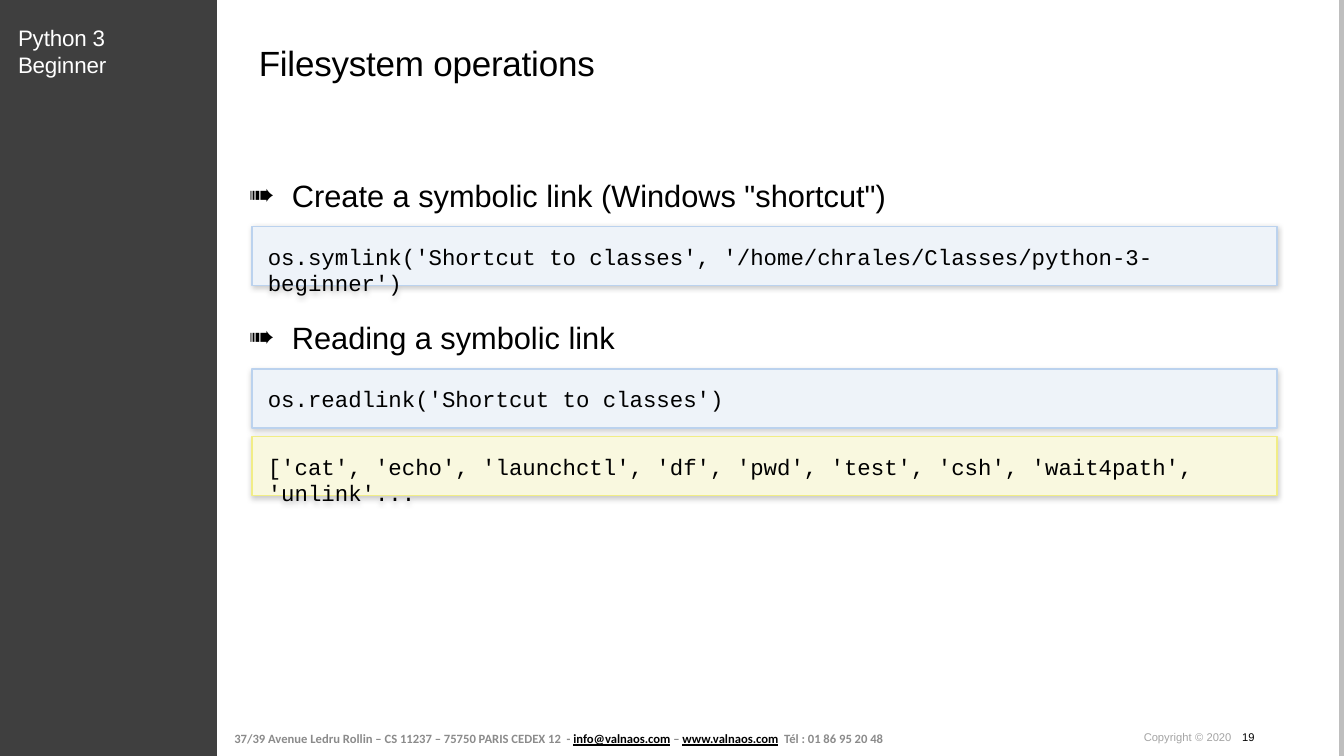
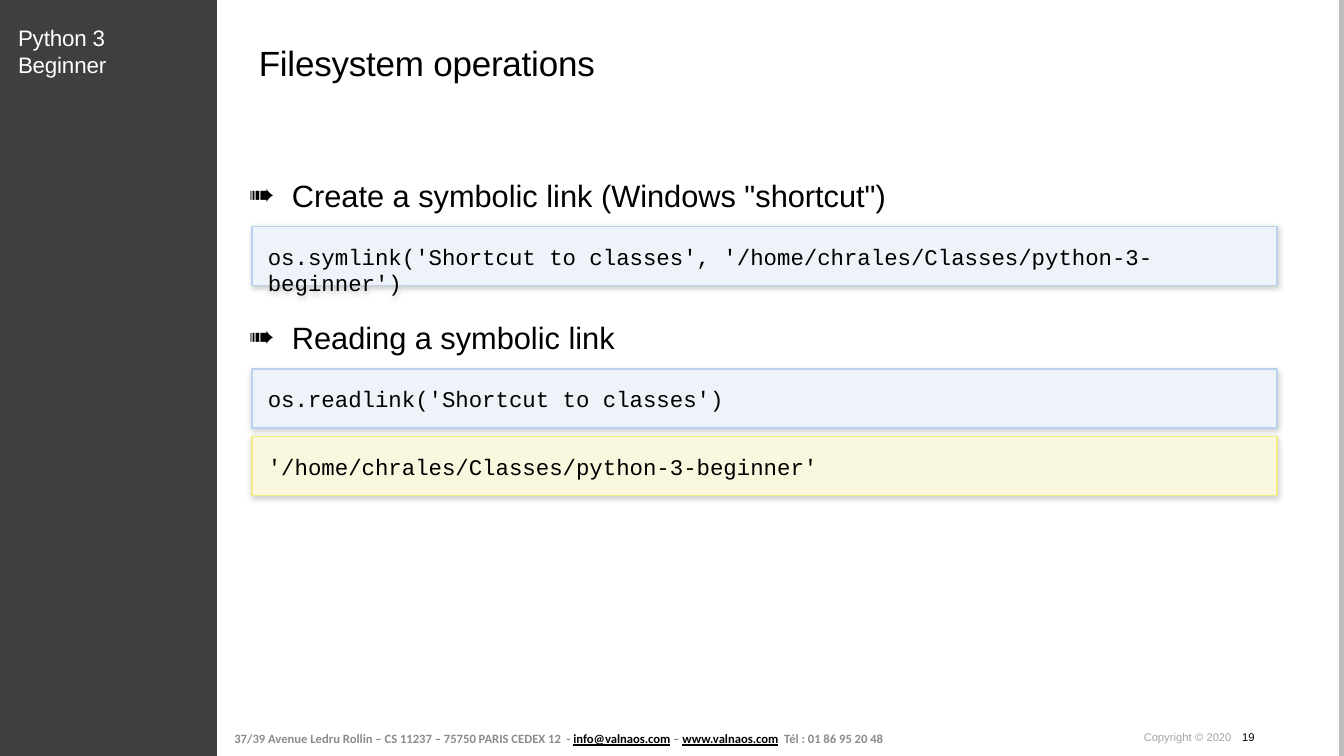
Before and after one commit to cstar-industries/python-3-beginner, a slide deck: slide 19 of 005-Python-Standard-Library/Python Standard Library - Slides.pptx. Drawn at 1344x756 pixels with LibreOffice and Linux fonts; fonts in the diff are those of the drawing; background and template pictures are left out. Boxes give left, top, right and bottom in pixels: in the first picture for what was removed or moved away, otherwise in the second. Text is boxed around its words. In the diff, an @@ line names an element or a change of style, - is before the commit and + after.

```diff
--- a/005-Python-Standard-Library/Python Standard Library - Slides.pptx
+++ b/005-Python-Standard-Library/Python Standard Library - Slides.pptx
@@ text in rectangle at box(268, 458, 817, 480): text changed @@
-['cat', 'echo', 'launchctl', 'df', 'pwd', 'test', 'csh', 'wait4path', 'unlink'...
+'/home/chrales/Classes/python-3-beginner'
```
Also in this commit, not shown: 1 other file.
